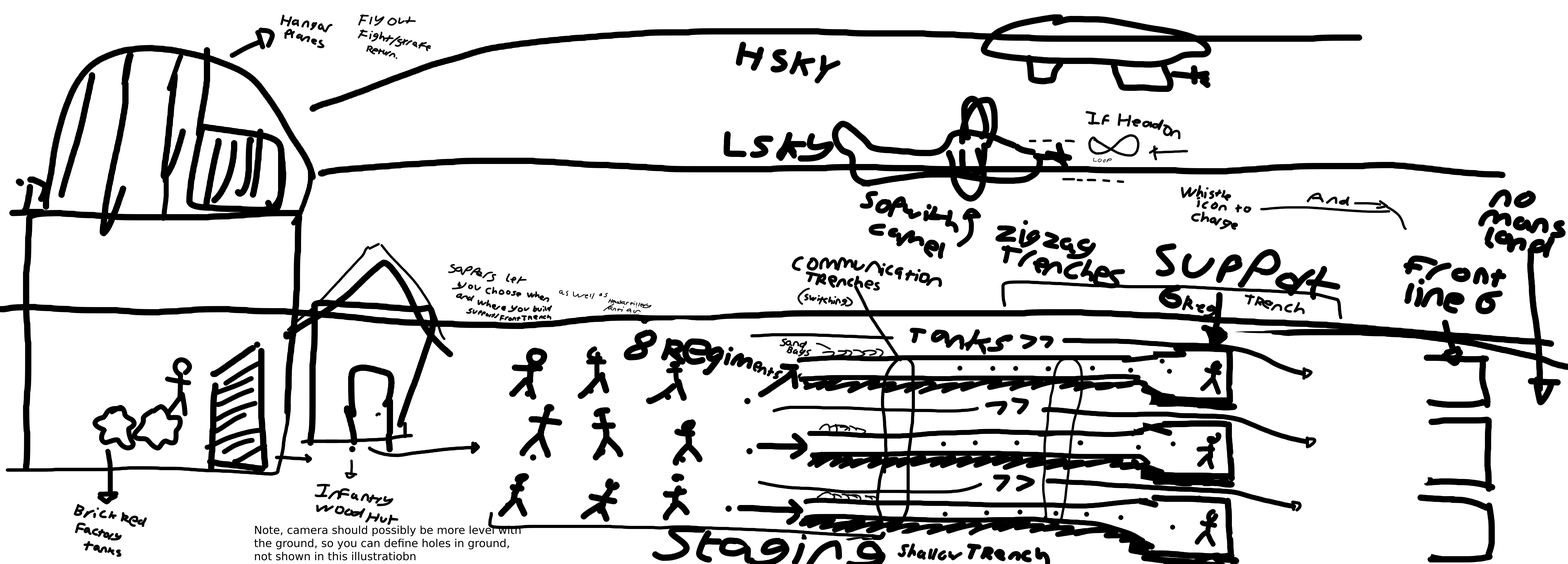
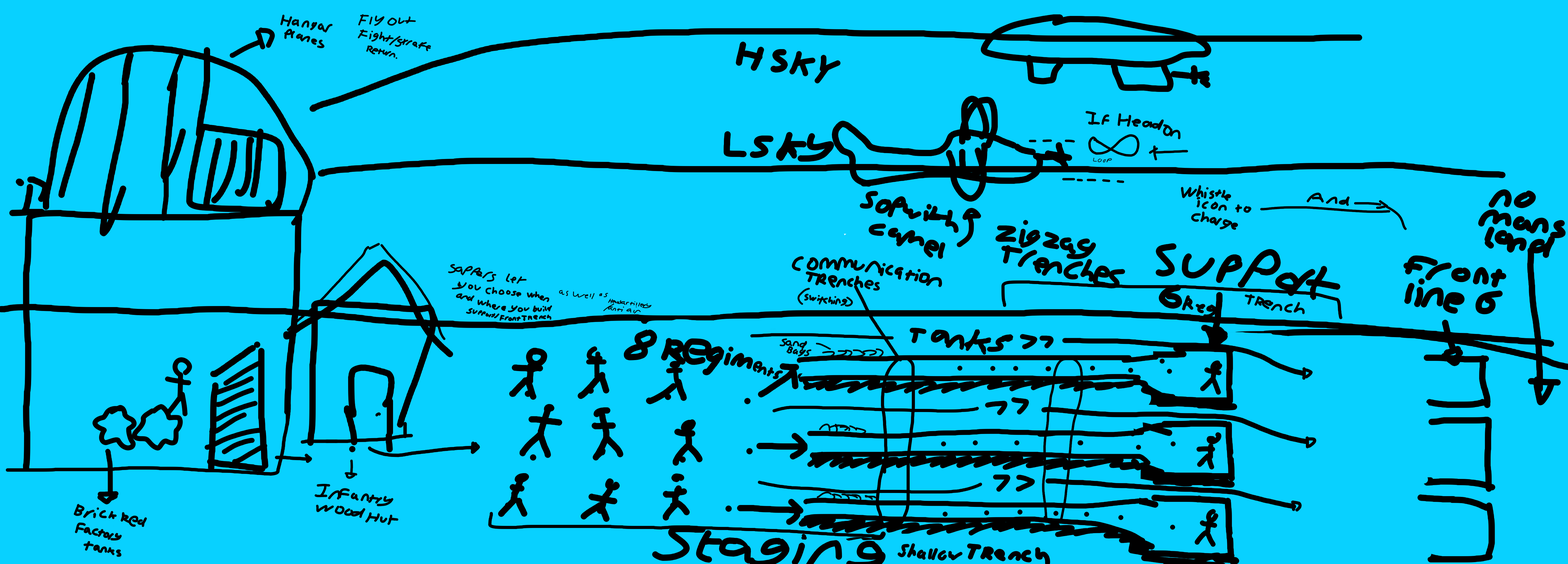
Before/after of a w=1568, h=564 layered artwork. What changed in the layer stack:
painted on "Paint Layer 1" over left=0, top=0, right=1568, bottom=564
added layer "Paint Layer 2" over left=0, top=0, right=1568, bottom=564
